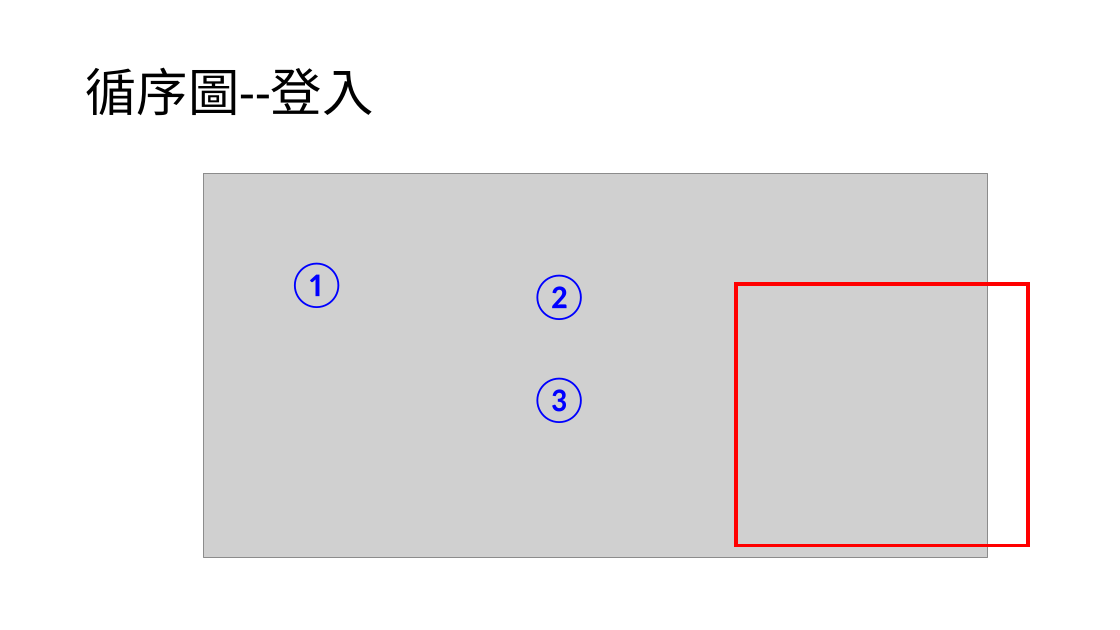
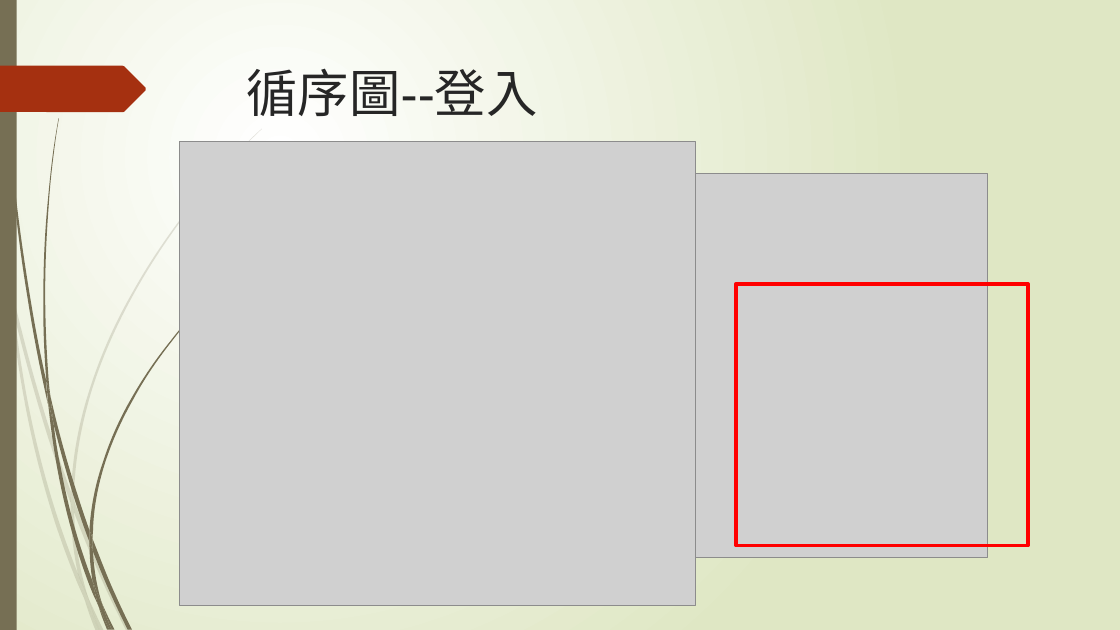
Before and after one commit to Joe-lin-ezra/BattleShip, a slide deck: slide 10 of doc/網路程式設計報告.pptx. Drawn at 1120x630 pixels with LibreOffice and Linux fonts; fonts in the diff are those of the drawing; grey boxes stand for pictures. Boxes give left, top, right and bottom in pixels: in the first picture for what was removed or moved away, otherwise in the second. Text is boxed around its words. In the diff, an @@ line names an element or a change of style, - is before the commit and + after.

```diff
--- a/doc/網路程式設計報告.pptx
+++ b/doc/網路程式設計報告.pptx
@@ background #FFFFFF to gradient #FFFFFF to #DFE8C4 @@
@@ rectangle added at bbox=[0, 0, 17, 630], fill #766F54 @@
@@ title "循序圖--登入": place and size @@
-title "循序圖--登入" at bbox=[85, 67, 373, 115]
+title "循序圖--登入" at bbox=[247, 68, 538, 116]
@@ title "循序圖--登入" at bbox=[247, 68, 538, 116]: font Calibri to Arial, text colour #000000 to #262626; line spacing 0.9 to 1; vertical alignment middle to top @@
@@ freeform shape added at bbox=[0, 66, 146, 112], fill #A53010 @@
@@ picture added at bbox=[179, 141, 696, 606] @@
@@ text removed at bbox=[286, 262, 348, 308] @@
-①
@@ text removed at bbox=[528, 274, 590, 320] @@
-②
@@ text removed at bbox=[528, 377, 590, 423] @@
-③
@@ group added at bbox=[0, 129, 262, 630]: 10 freeform shapes @@
@@ group added at bbox=[3, 0, 218, 630]: 12 freeform shapes @@
```
Also in this commit, not shown: 12 other slides changed, 1 slide added, 1 slide removed.
